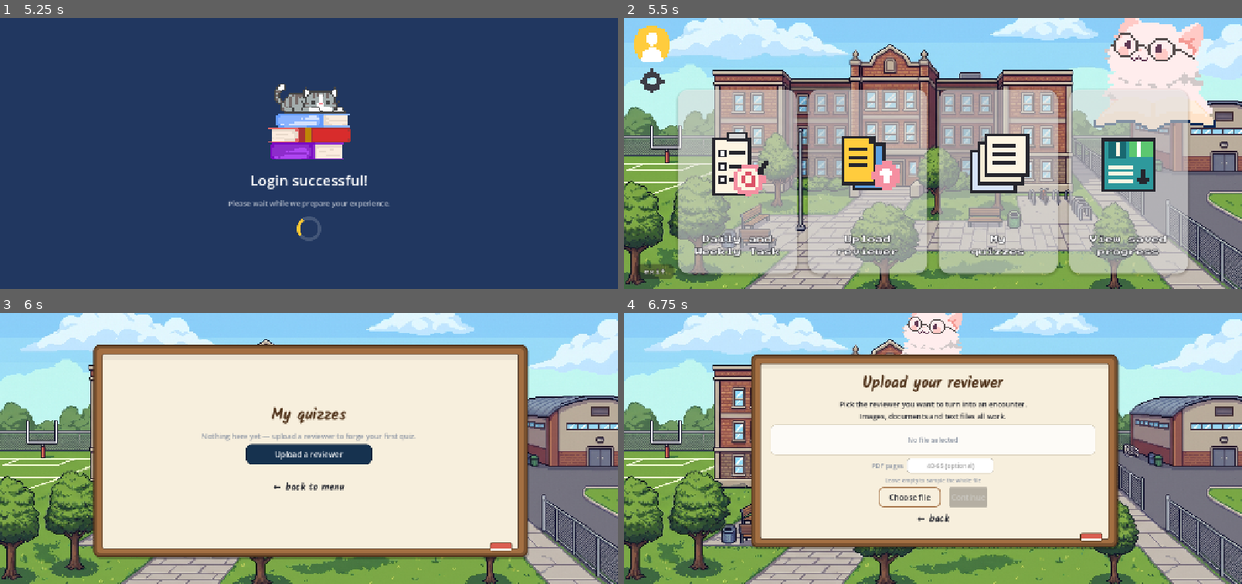
Above: before the commit, frames 1-4 (two rows, left to right).
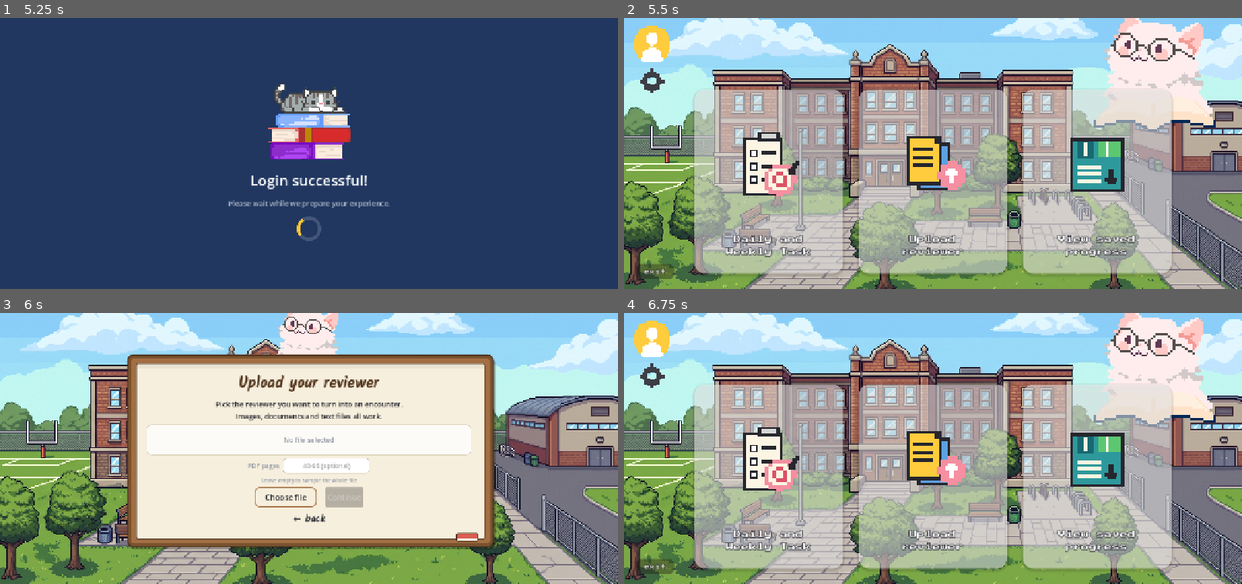
Above: after the commit, the same moments.

Repository: jekooo25/quizforge
Game: Godot game, scene res://scenes/main.tscn
The game is run twice, just before and just after one commit, with the same random seed, the same clock (stepped at 60 frames per second) and the same inputs.
Inputs (mouse positions are in pixels of both pictures, inside the frame that each line leads up to):
- Up to frame 1 (5.25 s): tap Enter at 0.5, 4.25 s; click (309, 153) at 0.67 s; click (309, 126) at 1.27 s; type "Alex" at 1.35 s; click (309, 158) at 1.5 s; type "12" at 1.58 s; click "Student" at 2 s; click "Login" at 2.75 s; tap Space at 3.5, 5 s; move the mouse to (185, 167) at 3.52 s; click (185, 167) at 3.67 s; move the mouse to (370, 93) at 4.27 s; click (370, 93) at 4.42 s; move the mouse to (278, 207) at 5.02 s; click (278, 207) at 5.17 s
- Up to frame 2 (5.5 s): no input
- Up to frame 3 (6 s): click (376, 475) at 5.75 s, where only the run before the commit has a clickable "My quizzes"
- Up to frame 4 (6.75 s): click "Upload a reviewer" (after the commit: "← back") at 6.5 s

Frame 1 is identical in both runs. In frame 2, 21% of the frame differs, in the area x 8-92%, y 26-95%; in frame 3, 30%; in frame 4, 63%, in the area x 1-96%, y 0-97%.

Commit message:
Menu back to three tiles; quiz shelf moves into a Progress tab

Diff:
--- a/scripts/screens/menu_screen.gd
+++ b/scripts/screens/menu_screen.gd
@@ -76,18 +76,17 @@
 	var margin := MarginContainer.new()
 	add_child(margin)
 	margin.set_anchors_and_offsets_preset(Control.PRESET_FULL_RECT)
-	margin.add_theme_constant_override("margin_left", 112)
-	margin.add_theme_constant_override("margin_right", 112)
+	margin.add_theme_constant_override("margin_left", 146)
+	margin.add_theme_constant_override("margin_right", 146)
 	margin.add_theme_constant_override("margin_top", 148)
 	margin.add_theme_constant_override("margin_bottom", 32)
 
 	var row := HBoxContainer.new()
-	row.add_theme_constant_override("separation", 24)
+	row.add_theme_constant_override("separation", 32)
 	margin.add_child(row)
 
 	row.add_child(_tile("Daily and\nWeekly Task", "clipboard", _on_daily_task))
 	row.add_child(_tile("Upload\nreviewer", "upload", open_upload))
-	row.add_child(_tile("My\nquizzes", "library", open_library))
 	row.add_child(_tile("View saved\nprogress", "floppy", open_progress))
 
 
@@ -186,10 +185,6 @@
 	Nav.show_screen(load("res://scripts/screens/progress_screen.gd").new())
 
 
-func open_library() -> void:
-	Nav.show_screen(load("res://scripts/screens/my_quizzes_screen.gd").new())
-
-
 func _on_daily_task() -> void:
 	var dialog := BoardDialog.ask("Daily and Weekly Task is coming soon.", "OK", "Close")
 	add_child(dialog)
--- a/scripts/screens/my_quizzes_screen.gd
+++ b/scripts/screens/my_quizzes_screen.gd
@@ -1,8 +1,10 @@
 extends Control
-## My quizzes: the shelf of everything this student has made, and later the ones
-## they receive by code. Playing one hands it to the battle.
+## My quizzes, as its own screen. It renders the shared shelf, which also appears
+## as the Quizzes tab on Progress.
 
-var _status: Label
+const Shelf := preload("res://scripts/ui/quiz_shelf.gd")
+
+var _shelf: Control
 
 
 func _ready() -> void:
@@ -15,33 +17,16 @@
 	center.set_anchors_and_offsets_preset(Control.PRESET_FULL_RECT)
 
 	var board := BoardCard.new()
-	board.custom_minimum_size = Vector2(900, 440)
+	board.custom_minimum_size = Vector2(880, 430)
 	center.add_child(board)
 
 	var title := UITheme.script("My quizzes", 32, UITheme.WOOD_DARK)
 	title.horizontal_alignment = HORIZONTAL_ALIGNMENT_CENTER
 	board.content.add_child(title)
 
-	var entries := QuizLibrary.all()
-	if entries.is_empty():
-		var empty := UITheme.sans(
-			"Nothing here yet — upload a reviewer to forge your first quiz.",
-			15, UITheme.MUTED)
-		empty.horizontal_alignment = HORIZONTAL_ALIGNMENT_CENTER
-		board.content.add_child(empty)
-
-		var make := UITheme.button("Upload a reviewer", "navy", 42)
-		make.custom_minimum_size = Vector2(260, 42)
-		make.size_flags_horizontal = Control.SIZE_SHRINK_CENTER
-		make.pressed.connect(func() -> void:
-			Nav.show_screen(load("res://scripts/screens/upload_screen.gd").new()))
-		board.content.add_child(make)
-	else:
-		board.content.add_child(_list(entries))
-
-	_status = UITheme.sans("", 12, UITheme.RED)
-	_status.horizontal_alignment = HORIZONTAL_ALIGNMENT_CENTER
-	board.content.add_child(_status)
+	_shelf = Shelf.new()
+	_shelf.delete_requested.connect(_confirm_delete)
+	board.content.add_child(_shelf)
 
 	var back := UITheme.script_button("← back to menu", 20)
 	back.size_flags_horizontal = Control.SIZE_SHRINK_CENTER
@@ -50,86 +35,11 @@
 	board.content.add_child(back)
 
 
-func _list(entries: Array) -> ScrollContainer:
-	var scroll := ScrollContainer.new()
-	scroll.custom_minimum_size = Vector2(780, 250)
-	scroll.horizontal_scroll_mode = ScrollContainer.SCROLL_MODE_DISABLED
-	scroll.size_flags_horizontal = Control.SIZE_EXPAND_FILL
-
-	var rows := VBoxContainer.new()
-	rows.size_flags_horizontal = Control.SIZE_EXPAND_FILL
-	rows.add_theme_constant_override("separation", 10)
-	scroll.add_child(rows)
-
-	for entry in entries:
-		rows.add_child(_row(entry))
-	return scroll
-
-
-func _row(entry: Dictionary) -> PanelContainer:
-	var wrap := PanelContainer.new()
-	wrap.size_flags_horizontal = Control.SIZE_EXPAND_FILL
-	wrap.add_theme_stylebox_override("panel",
-		UITheme.padded(UITheme.box(Color(1, 1, 1, 0.74), Color(0.80, 0.77, 0.69), 1, 10), 16, 10))
-
-	var row := HBoxContainer.new()
-	row.add_theme_constant_override("separation", 12)
-	wrap.add_child(row)
-
-	var text := VBoxContainer.new()
-	text.size_flags_horizontal = Control.SIZE_EXPAND_FILL
-	text.add_theme_constant_override("separation", 1)
-	row.add_child(text)
-
-	var name_label := UITheme.script(str(entry.get("title", "Untitled")), 19, UITheme.INK)
-	text.add_child(name_label)
-
-	var bits := "%d questions  ·  %s  ·  %s" % [
-		int(entry.get("count", 0)),
-		_source_word(str(entry.get("source", "generated"))),
-		_when(str(entry.get("created_at", ""))),
-	]
-	var meta := UITheme.sans(bits, 12, UITheme.MUTED)
-	text.add_child(meta)
-
-	var play := UITheme.button("Play", "navy", 36)
-	play.custom_minimum_size = Vector2(94, 36)
-	play.pressed.connect(_on_play.bind(str(entry.get("id", ""))))
-	row.add_child(play)
-
-	var drop := UITheme.button("Delete", "cream", 36)
-	drop.custom_minimum_size = Vector2(94, 36)
-	drop.pressed.connect(_on_delete.bind(entry))
-	row.add_child(drop)
-	return wrap
-
-
-func _source_word(source: String) -> String:
-	match source:
-		"received":
-			return "shared with you"
-		_:
-			return "made here"
-
-
-func _when(stamp: String) -> String:
-	if stamp.length() >= 10:
-		return stamp.substr(0, 10)
-	return "—"
-
-
-func _on_play(id: String) -> void:
-	if id == "" or not QuizLibrary.play(id):
-		_status.text = "That quiz could not be loaded."
-		return
-	Nav.show_screen(load("res://scenes/battle.tscn").instantiate())
-
-
-func _on_delete(entry: Dictionary) -> void:
+func _confirm_delete(entry: Dictionary) -> void:
 	var dialog := BoardDialog.ask(
 		"Delete \"%s\"? This can't be undone." % str(entry.get("title", "Untitled")),
 		"Delete", "Cancel")
 	add_child(dialog)
 	dialog.confirmed.connect(func() -> void:
 		QuizLibrary.remove(str(entry.get("id", "")))
-		Nav.show_screen(load("res://scripts/screens/my_quizzes_screen.gd").new()))
+		_shelf.refresh())
--- a/scripts/screens/progress_screen.gd
+++ b/scripts/screens/progress_screen.gd
@@ -1,5 +1,14 @@
 extends Control
-## Progress: what we know about this student so far.
+## Progress: what we know about this student, and the shelf of saved quizzes.
+## Two tabs, because a student thinks of both as "my stuff".
+
+const Shelf := preload("res://scripts/ui/quiz_shelf.gd")
+
+var _tabs: Dictionary = {}
+var _tab := "progress"
+var _body: VBoxContainer
+var _shelf: Control
+
 
 func _or_dash(value: String) -> String:
 	var v := value.strip_edges()
@@ -16,13 +25,81 @@
 	center.set_anchors_and_offsets_preset(Control.PRESET_FULL_RECT)
 
 	var board := BoardCard.new()
-	board.custom_minimum_size = Vector2(660, 400)
+	board.custom_minimum_size = Vector2(780, 462)
 	center.add_child(board)
 
-	var title := UITheme.script("Progress", 34, UITheme.WOOD_DARK)
+	var title := UITheme.script("Saved progress", 32, UITheme.WOOD_DARK)
 	title.horizontal_alignment = HORIZONTAL_ALIGNMENT_CENTER
 	board.content.add_child(title)
 
+	board.content.add_child(_tab_row())
+
+	_body = VBoxContainer.new()
+	_body.size_flags_horizontal = Control.SIZE_EXPAND_FILL
+	_body.size_flags_vertical = Control.SIZE_EXPAND_FILL
+	_body.add_theme_constant_override("separation", 6)
+	board.content.add_child(_body)
+
+	var back := UITheme.script_button("← back to menu", 20)
+	back.size_flags_horizontal = Control.SIZE_SHRINK_CENTER
+	back.pressed.connect(func() -> void:
+		Nav.show_screen(load("res://scripts/screens/menu_screen.gd").new()))
+	board.content.add_child(back)
+
+	_select_tab("progress")
+
+
+# --------------------------------------------------------------------- tabs
+
+func _tab_row() -> HBoxContainer:
+	var row := HBoxContainer.new()
+	row.alignment = BoxContainer.ALIGNMENT_CENTER
+	row.add_theme_constant_override("separation", 10)
+
+	for pair in [["progress", "Progress"], ["quizzes", "Quizzes"]]:
+		var key := str(pair[0])
+		var tab := Button.new()
+		tab.text = str(pair[1])
+		tab.focus_mode = Control.FOCUS_NONE
+		tab.mouse_default_cursor_shape = Control.CURSOR_POINTING_HAND
+		tab.add_theme_font_override("font", UITheme.font_script)
+		tab.add_theme_font_size_override("font_size", 21)
+		tab.pressed.connect(func() -> void: _select_tab(key))
+		_tabs[key] = tab
+		row.add_child(tab)
+	return row
+
+
+func _select_tab(key: String) -> void:
+	_tab = key
+	for id in _tabs:
+		var tab: Button = _tabs[id]
+		var chosen: bool = id == key
+		tab.add_theme_color_override("font_color", UITheme.WOOD_DARK if chosen else UITheme.MUTED)
+		tab.add_theme_color_override("font_hover_color", UITheme.WOOD_DARK)
+		tab.add_theme_stylebox_override("normal", _tab_style(chosen))
+		tab.add_theme_stylebox_override("hover", _tab_style(chosen))
+		tab.add_theme_stylebox_override("pressed", _tab_style(true))
+
+	for child in _body.get_children():
+		_body.remove_child(child)
+		child.queue_free()
+
+	if key == "quizzes":
+		_show_quizzes()
+	else:
+		_show_progress()
+
+
+func _tab_style(chosen: bool) -> StyleBoxFlat:
+	var bg := Color(1, 1, 1, 0.86) if chosen else Color(1, 1, 1, 0.30)
+	var edge := UITheme.WOOD_DARK if chosen else Color(0, 0, 0, 0)
+	return UITheme.padded(UITheme.box(bg, edge, 2 if chosen else 0, 10), 16, 4)
+
+
+# ------------------------------------------------------------------ content
+
+func _show_progress() -> void:
 	# an empty field should read as empty, not as a blank row
 	var who := Nav.display_name() if str(Nav.user.get("first_name", "")).strip_edges() != "" else "—"
 	var lines := [
@@ -43,16 +120,32 @@
 		v.size_flags_horizontal = Control.SIZE_EXPAND_FILL
 		v.autowrap_mode = TextServer.AUTOWRAP_WORD_SMART
 		row.add_child(v)
-		board.content.add_child(row)
+		_body.add_child(row)
 
 	var hint := UITheme.small(
 		"Finish an upload to fill this in." if not Nav.encounter_ready else "",
 		11, UITheme.MUTED)
 	hint.horizontal_alignment = HORIZONTAL_ALIGNMENT_CENTER
-	board.content.add_child(hint)
+	_body.add_child(hint)
 
-	var back := UITheme.script_button("← back to menu", 20)
-	back.size_flags_horizontal = Control.SIZE_SHRINK_CENTER
-	back.pressed.connect(func() -> void:
-		Nav.show_screen(load("res://scripts/screens/menu_screen.gd").new()))
-	board.content.add_child(back)
+
+func _show_quizzes() -> void:
+	_shelf = Shelf.new()
+	_shelf.delete_requested.connect(_confirm_delete)
+	_body.add_child(_shelf)
+
+
+## Used by the capture harness and the flow test to land directly on the tab.
+func show_quizzes_tab() -> void:
+	_select_tab("quizzes")
+
+
+func _confirm_delete(entry: Dictionary) -> void:
+	var dialog := BoardDialog.ask(
+		"Delete \"%s\"? This can't be undone." % str(entry.get("title", "Untitled")),
+		"Delete", "Cancel")
+	add_child(dialog)
+	dialog.confirmed.connect(func() -> void:
+		QuizLibrary.remove(str(entry.get("id", "")))
+		if _shelf != null:
+			_shelf.refresh())
--- /dev/null
+++ b/scripts/ui/quiz_shelf.gd
@@ -0,0 +1,121 @@
+extends VBoxContainer
+## The shelf of saved quizzes. Used both by the My Quizzes screen and by the
+## Quizzes tab on Progress, so the two can never drift apart.
+##
+## Deleting asks the host screen to confirm, because a dialog added inside this
+## shelf would be clipped to the shelf's rectangle.
+
+signal delete_requested(entry: Dictionary)
+
+const Icons := preload("res://scripts/ui/pixel_icons.gd")
+
+var _rows: VBoxContainer
+var _status: Label
+
+
+func _ready() -> void:
+	add_theme_constant_override("separation", 8)
+	size_flags_horizontal = Control.SIZE_EXPAND_FILL
+	size_flags_vertical = Control.SIZE_EXPAND_FILL
+
+	var scroll := ScrollContainer.new()
+	scroll.horizontal_scroll_mode = ScrollContainer.SCROLL_MODE_DISABLED
+	scroll.size_flags_horizontal = Control.SIZE_EXPAND_FILL
+	scroll.size_flags_vertical = Control.SIZE_EXPAND_FILL
+	scroll.custom_minimum_size = Vector2(0, 230)
+	add_child(scroll)
+
+	_rows = VBoxContainer.new()
+	_rows.size_flags_horizontal = Control.SIZE_EXPAND_FILL
+	_rows.add_theme_constant_override("separation", 10)
+	scroll.add_child(_rows)
+
+	_status = UITheme.sans("", 12, UITheme.RED)
+	_status.horizontal_alignment = HORIZONTAL_ALIGNMENT_CENTER
+	add_child(_status)
+
+	refresh()
+
+
+func refresh() -> void:
+	for child in _rows.get_children():
+		_rows.remove_child(child)
+		child.queue_free()
+
+	var entries := QuizLibrary.all()
+	if entries.is_empty():
+		_rows.add_child(_empty_state())
+		return
+	for entry in entries:
+		_rows.add_child(_row(entry))
+
+
+func _empty_state() -> VBoxContainer:
+	var box := VBoxContainer.new()
+	box.alignment = BoxContainer.ALIGNMENT_CENTER
+	box.add_theme_constant_override("separation", 10)
+
+	var icon: Control = Icons.new()
+	icon.kind = "library"
+	icon.custom_minimum_size = Vector2(96, 96)
+	icon.size_flags_horizontal = Control.SIZE_SHRINK_CENTER
+	icon.mouse_filter = Control.MOUSE_FILTER_IGNORE
+	box.add_child(icon)
+
+	var label := UITheme.sans(
+		"No quizzes yet — upload a reviewer to forge your first one.", 14, UITheme.MUTED)
+	label.horizontal_alignment = HORIZONTAL_ALIGNMENT_CENTER
+	label.autowrap_mode = TextServer.AUTOWRAP_WORD_SMART
+	box.add_child(label)
+	return box
+
+
+func _row(entry: Dictionary) -> PanelContainer:
+	var wrap := PanelContainer.new()
+	wrap.size_flags_horizontal = Control.SIZE_EXPAND_FILL
+	wrap.add_theme_stylebox_override("panel",
+		UITheme.padded(UITheme.box(Color(1, 1, 1, 0.76), Color(0.80, 0.77, 0.69), 1, 10), 14, 8))
+
+	var row := HBoxContainer.new()
+	row.add_theme_constant_override("separation", 12)
+	wrap.add_child(row)
+
+	var text := VBoxContainer.new()
+	text.size_flags_horizontal = Control.SIZE_EXPAND_FILL
+	text.add_theme_constant_override("separation", 1)
+	row.add_child(text)
+
+	text.add_child(UITheme.script(str(entry.get("title", "Untitled")), 18, UITheme.INK))
+
+	var bits := "%d questions  ·  %s  ·  %s" % [
+		int(entry.get("count", 0)),
+		_source_word(str(entry.get("source", "generated"))),
+		_when(str(entry.get("created_at", ""))),
+	]
+	text.add_child(UITheme.sans(bits, 12, UITheme.MUTED))
+
+	var play := UITheme.button("Play", "navy", 34)
+	play.custom_minimum_size = Vector2(88, 34)
+	play.pressed.connect(_on_play.bind(str(entry.get("id", ""))))
+	row.add_child(play)
+
+	var drop := UITheme.button("Delete", "cream", 34)
+	drop.custom_minimum_size = Vector2(88, 34)
+	drop.pressed.connect(func() -> void: delete_requested.emit(entry))
+	row.add_child(drop)
+	return wrap
+
+
+func _source_word(source: String) -> String:
+	return "shared with you" if source == "received" else "made here"
+
+
+func _when(stamp: String) -> String:
+	return stamp.substr(0, 10) if stamp.length() >= 10 else "—"
+
+
+func _on_play(id: String) -> void:
+	if id == "" or not QuizLibrary.play(id):
+		_status.text = "That quiz could not be loaded."
+		return
+	Nav.show_screen(load("res://scenes/battle.tscn").instantiate())
--- a/tests/flow_test.gd
+++ b/tests/flow_test.gd
@@ -237,6 +237,17 @@
 		_check(QuizData.load_saved().get("questions", []).size() > 0,
 			"playing rewrites the battle's quiz file")
 
+		# the shelf is a tab on Progress, which is why the menu stays at three tiles
+		Nav.show_screen(load("res://scripts/screens/progress_screen.gd").new())
+		await get_tree().process_frame
+		_check(_screen().get_script().resource_path.ends_with("progress_screen.gd"),
+			"saved progress opens")
+		_check(_screen()._tab == "progress", "progress opens on the profile tab")
+		_screen().show_quizzes_tab()
+		await get_tree().process_frame
+		_check(_screen()._shelf != null and _screen()._shelf._rows.get_child_count() > 0,
+			"the quizzes tab lists the saved quiz")
+
 	print("-- legacy profile --")
 	# a v1 profile that still carries a typed address must lose it on load
 	var legacy := FileAccess.open(Nav.SAVE_PATH, FileAccess.WRITE)
